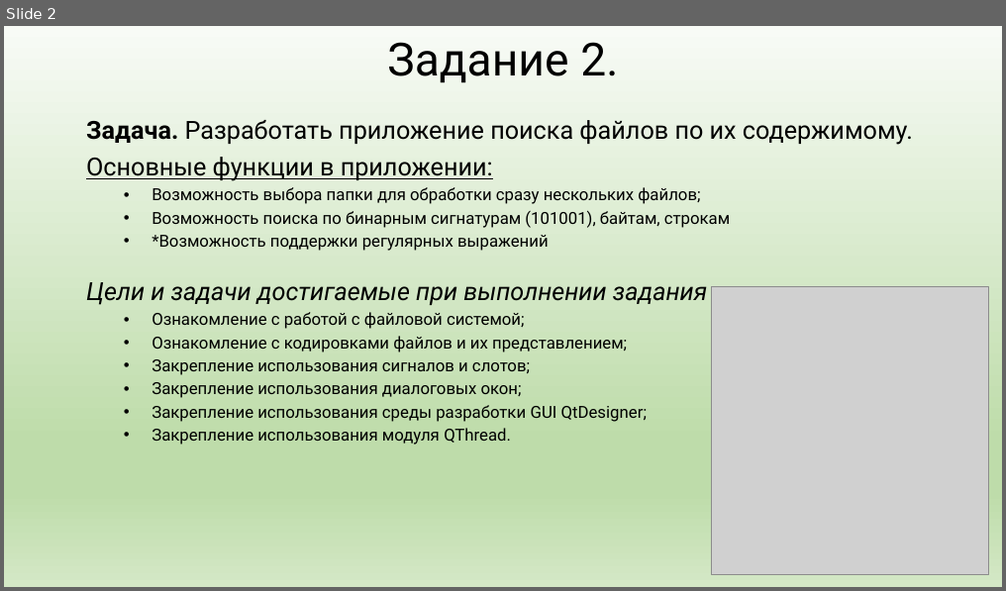
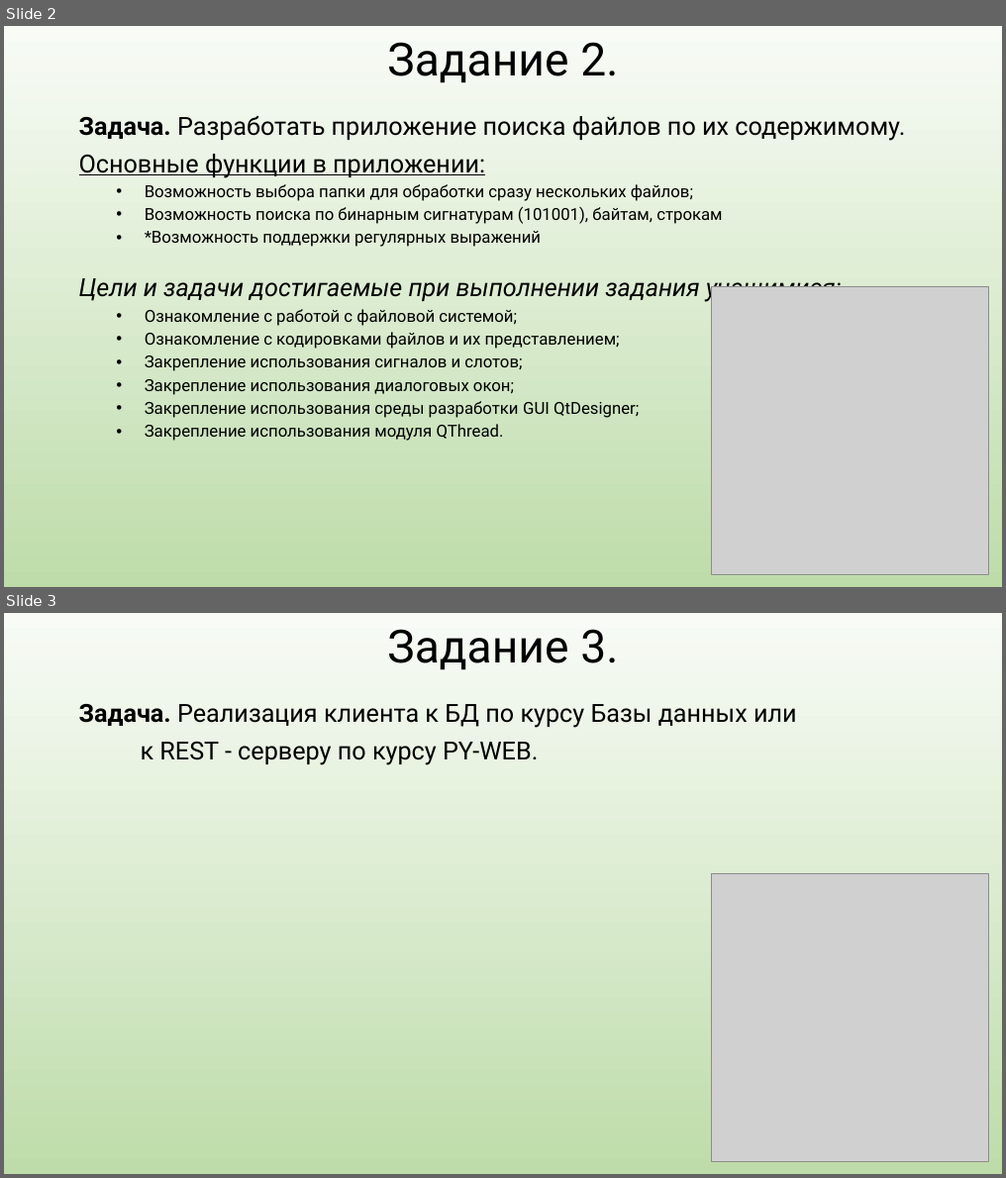
Before and after one commit to Dmitriy286/QT, a slide deck: exam/2021_Q2/Зачёт.pptx. Shown one above the other, each under a label of ours: slide 2 before the commit, slides 2 and 3 after it. The pictures are 1006x591 and 1006x1178 pixels, drawn with LibreOffice and Linux fonts; fonts in the diff are those of the drawing; grey boxes stand for pictures. Boxes give left, top, right and bottom in pixels: in the first picture for what was removed or moved away, otherwise in the second. Text is boxed around its words. In the diff, an @@ line names an element or a change of style, - is before the commit and + after.

```diff
--- a/exam/2021_Q2/Зачёт.pptx
+++ b/exam/2021_Q2/Зачёт.pptx
@@ slide 3 added at (x1=4, y1=613, x2=1002, y2=1174), background gradient #F8FBF6 to #BEDCAA @@
@@ title added at (x1=387, y1=629, x2=618, y2=670), 44 pt, text #000000 @@
+Задание 3.
@@ subtitle added at (x1=79, y1=704, x2=797, y2=765), 24 pt, text #000000 @@
+Задача. Реализация клиента к БД по курсу Базы данных или
+к REST - серверу по курсу PY-WEB.
@@ picture added at (x1=712, y1=873, x2=988, y2=1162) @@
@@ slide 2 changed as well @@
@@ background gradient #F8FBF6 to #BEDCAA to #D4E8C6 to gradient #F8FBF6 to #BEDCAA @@
@@ subtitle "Задача. Разработать приложение поиска файлов ..." at (x1=79, y1=116, x2=905, y2=441): list level 3 to 1 in "Цели и задачи достигаемые при ..." @@
```
Also in this commit, not shown: 2 other slides changed, 1 slide removed.
